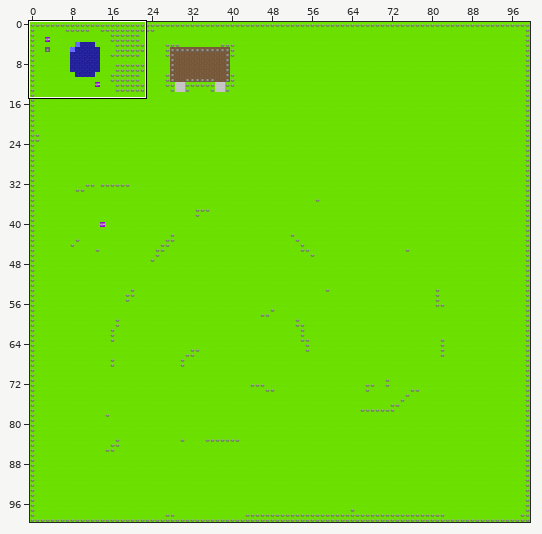
Level history. Tiled map: data/map/map_0001.tmx. Above: a wide view before the commit, with the close-up outlined.
Close-up. As it was:
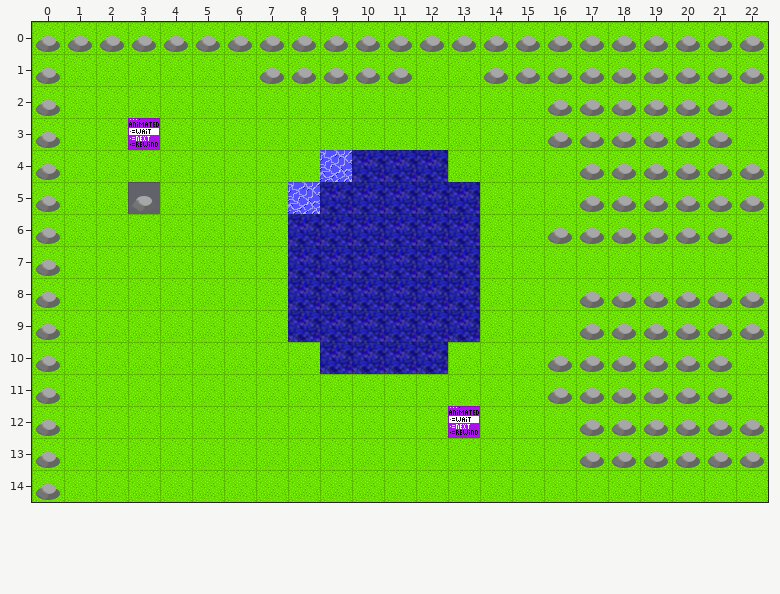
Cells are 32x32 px. Shown: x 0..22, y 0..14.
After:
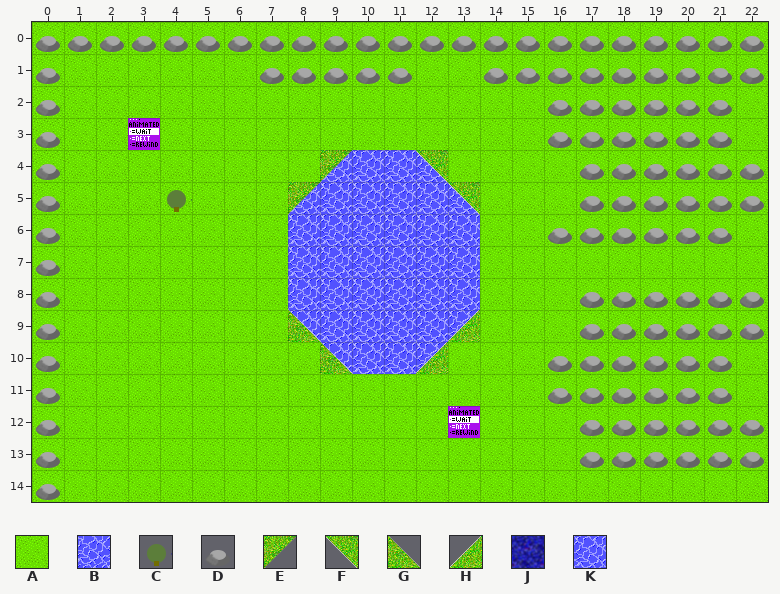
Key: from "town": A 0, B 3 "water", C 16 "wall", D 17 "wall", E 19, F 21, G 22, H 24, J 35 "water", K 105 "water".
_ is an empty cell.
Difference:
Layer "layer_0":
Tile A replaces tile D in row 5 at x 3.
Tile K replaces tile B in row 4 at x 9; in row 5 at x 8.
Tile K replaces tile J in row 4 at x 10 to 12; in row 5 at x 9 to 13; in rows 6 to 9 at x 8 to 13; in row 10 at x 9 to 12.
Layer "layer_1":
Tile C is added in row 5 at x 4.
Tile E is added in row 4 at x 9; in row 5 at x 8.
Tile F is added in row 4 at x 12; in row 5 at x 13.
Tile G is added in row 9 at x 8; in row 10 at x 9.
Tile H is added in row 9 at x 13; in row 10 at x 12.
